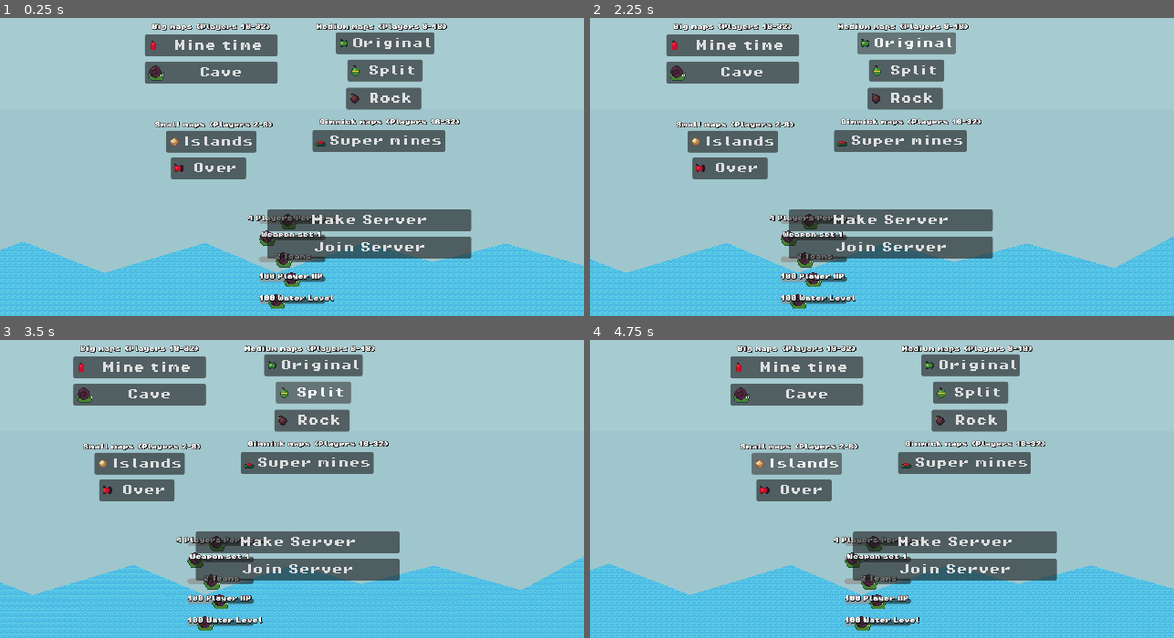
Above: before the commit, frames 1-4 (two rows, left to right).
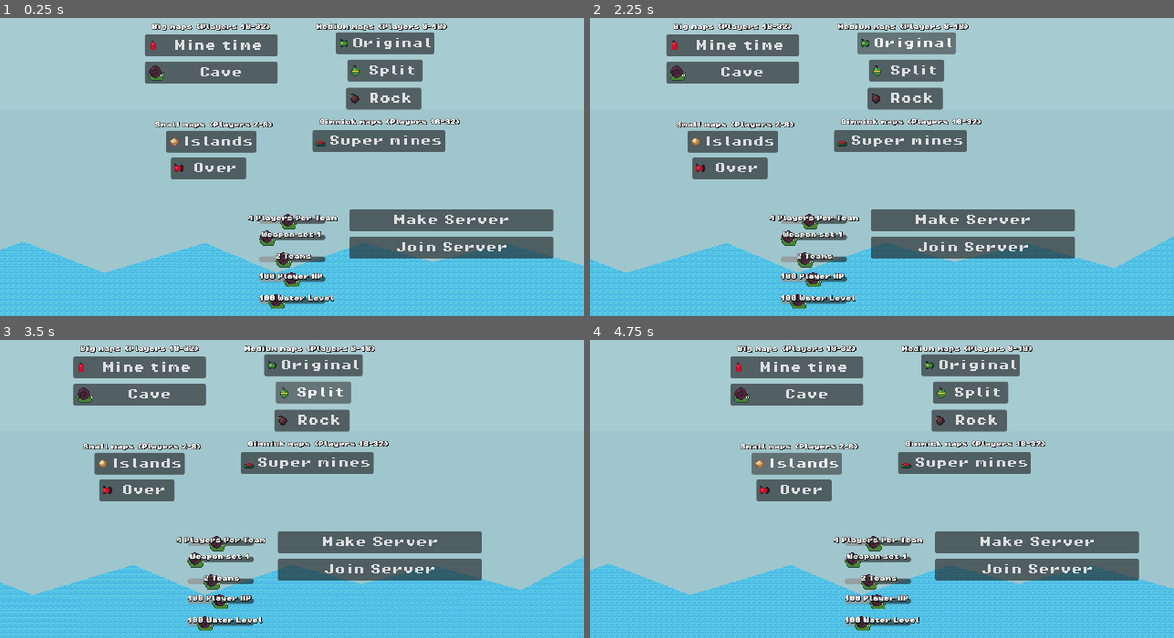
Above: after the commit, the same moments.

Repository: codingbanana21/Snail-Wars
Game: Godot game, scene res://scenes/main_menu.tscn
Same seed, same stepped clock (60 frames per second), same inputs: the game is played once before the commit and once after it.
Inputs:
- Up to frame 1 (0.25 s): no input
- Up to frame 2 (2.25 s): click "Mine time" at 0.5 s; click "Cave" at 1.25 s; click "Original" at 2 s
- Up to frame 3 (3.5 s): click "Split" at 2.75 s
- Up to frame 4 (4.75 s): click "Rock" at 3.5 s; click "Islands" at 4.25 s

The runs differ from the first frame. In frame 1, 4.5% of the frame differs, in the area x 45-95%, y 64-81%; in frame 2, 4.5%; in frame 3, 4.5%; in frame 4, 4.5%.

Commit message:
Small fixs

Diff:
--- a/scenes/main_menu.tscn
+++ b/scenes/main_menu.tscn
@@ -291,9 +291,9 @@
 anchors_preset = -1
 anchor_left = -0.1875
 anchor_right = -0.1875
-offset_left = 84.0
+offset_left = 204.0
 offset_top = -92.0
-offset_right = 382.0
+offset_right = 502.0
 offset_bottom = -60.0
 theme_override_fonts/font = ExtResource("4_7b55j")
 text = "Make Server"
@@ -303,9 +303,9 @@
 anchors_preset = -1
 anchor_left = -0.1875
 anchor_right = -0.1875
-offset_left = 84.0
+offset_left = 204.0
 offset_top = -52.0
-offset_right = 382.0
+offset_right = 502.0
 offset_bottom = -20.0
 theme_override_fonts/font = ExtResource("4_7b55j")
 text = "Join Server"
--- a/scripts/Mouse.gd
+++ b/scripts/Mouse.gd
@@ -40,6 +40,7 @@
 		moving = false
 
 
+@rpc("any_peer","reliable","call_local")
 func shake(amount: float = 3.0, time: float = 0.15):
 	shake_amount = amount
 	shake_timer.start(time)
--- a/scripts/map.gd
+++ b/scripts/map.gd
@@ -106,6 +106,7 @@
 	#player.team_label.text = "Team "+str(team_number)
 
 
+@rpc("any_peer","reliable","call_local")
 func explode_tile(target_position: Vector2, power: int):
 	var tile_position: Vector2 = round(target_position / 8.0)
 	var explosion_accuracy: float = PI * 2
--- a/scripts/player.gd
+++ b/scripts/player.gd
@@ -141,7 +141,7 @@
 	if is_on_floor():
 		if temp_velocity.y > 750:
 			var fall_damage = (temp_velocity.y - 750) / 40.0
-			Mouse.shake(fall_damage / 4.0)
+			Mouse.shake.rpc(fall_damage / 4.0)
 			damage(fall_damage)
 		velocity.x *= 0.8
 
--- a/scripts/projectile.gd
+++ b/scripts/projectile.gd
@@ -100,7 +100,7 @@
 		hit_timer.start(hit_stun_time)
 
 	projectile_hp -= 1
-	Mouse.shake(damage / 4.0)
+	Mouse.shake.rpc(damage / 4.0)
 
 	#if len(spawns) > 0:
 		#parent.shot_projectile("res://projectiles/"+spawns.pick_random()+".tscn", global_position)
@@ -116,7 +116,7 @@
 
 	# destroy map
 	for map in get_tree().get_nodes_in_group("Map"):
-		map.explode_tile(global_position, size)
+		map.explode_tile.rpc(global_position, size)
 
 	# hit players
 	for player: Player in get_tree().get_nodes_in_group("Player"):
@@ -139,4 +139,5 @@
 
 
 func _on_explosion_timer_timeout() -> void:
+	if !is_multiplayer_authority(): return
 	explode(true)
